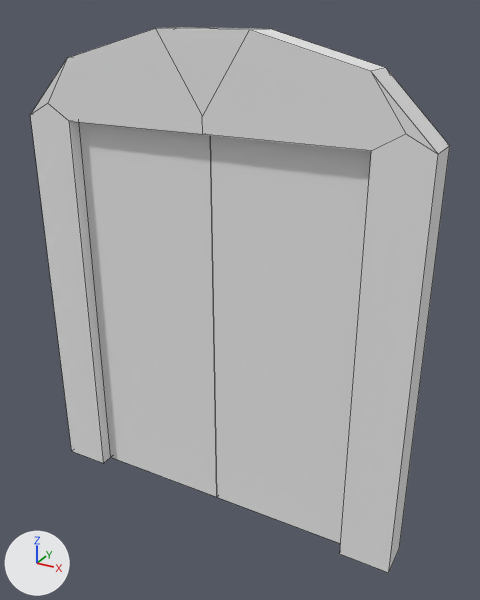
The OBJ model Island Project/Assets/Models/Deco/puertadoblev1.obj as it was, and as the next commit left it.
Camera for both pictures: a 50 mm lens placed at (240.0, -255.0, 150.0), pointed at (96.0, 5.0, 19.0). Lighting does not change. The marker at lower left points along +X, +Y and +Z. Mesh edges are drawn as thin lines. Where no turn or scale is listed for an object, it has been applied to the vertices.

The scene before the commit, as lines of its bpy script (objects in view):
```python
me_puertadoblev1 = bpy.data.meshes.new('puertadoblev1')
me_puertadoblev1.from_pydata(...)  # 48 vertices, 35 faces; spans x -14.0..186.0, y -9.0..9.0, z -100.0..142.0
# faces by material slot: [25, 5, 5]
me_puertadoblev1.materials.append(mat_lambert7sg)  # white #e7e7e7
me_puertadoblev1.materials.append(mat_lambert8sg)  # white #e7e7e7
me_puertadoblev1.materials.append(mat_lambert9sg)  # white #e7e7e7
ob_puertadoblev1 = bpy.data.objects.new('puertadoblev1', me_puertadoblev1)
ob_puertadoblev1.location = (0.0, 0.0, 0.0)
```
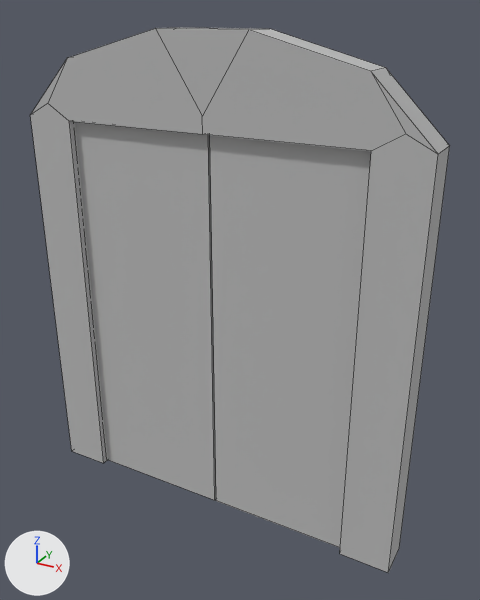
The newer file is also turned or shifted as a whole; pictures and numbers use the older file's frame.

The change, as a list of edits to the scene's bpy script:
```text
Add mat_initialshadinggroup:
    mat_initialshadinggroup = principled_material('initialShadingGroup')
    mat_initialshadinggroup.base_color = (0.5, 0.5, 0.5)  # grey #bcbcbc
    mat_initialshadinggroup.roughness = 1.0
Change me_puertadoblev1:
    used by ob_puertadoblev1; location = (0.0, 0.0, 0.0)
    remove me_puertadoblev1.from_pydata(...)  # 48 vertices, 35 faces; spans x -14.0..186.0, y -9.0..9.0, z -100.0..142.0
    remove me_puertadoblev1.materials.append(mat_lambert9sg)  # white #e7e7e7
    add me_puertadoblev1.from_pydata(...)  # 48 vertices, 37 faces; spans x -14.0..186.0, y -9.0..9.0, z -100.0..142.0
    me_puertadoblev1 part 1: a new loose piece, a box spanning x 87.0..163.0, y -5.0..5.0, z -100.0..100.0, in mat_initialshadinggroup (grey #bcbcbc)
    me_puertadoblev1 part 2: the loose piece of 8 vertices spanning x 85.0..160.0, y -2.0..2.0, z -100.0..100.0 is deleted
    me_puertadoblev1 part 3: 25 faces spanning x -14.0..186.0, y -9.0..9.0, z -100.0..142.0 switch from mat_lambert7sg (white #e7e7e7) to mat_initialshadinggroup (grey #bcbcbc)
    me_puertadoblev1 part 4: 5 faces spanning x 10.0..86.0, y -5.0..5.0, z -100.0..100.0 switch from mat_lambert8sg (white #e7e7e7) to mat_initialshadinggroup (grey #bcbcbc)
```

Location of each change, [x1, y1, x2, y2] in pixels of the pictures (480 x 600 px):
part 1 of me_puertadoblev1, added: after [210, 135, 371, 548]
part 2 of me_puertadoblev1, deleted: before [210, 135, 371, 544]
part 3 of me_puertadoblev1, recoloured: [30, 27, 450, 573] in both
part 4 of me_puertadoblev1, recoloured: before [79, 122, 217, 497]; after [75, 122, 216, 500]
